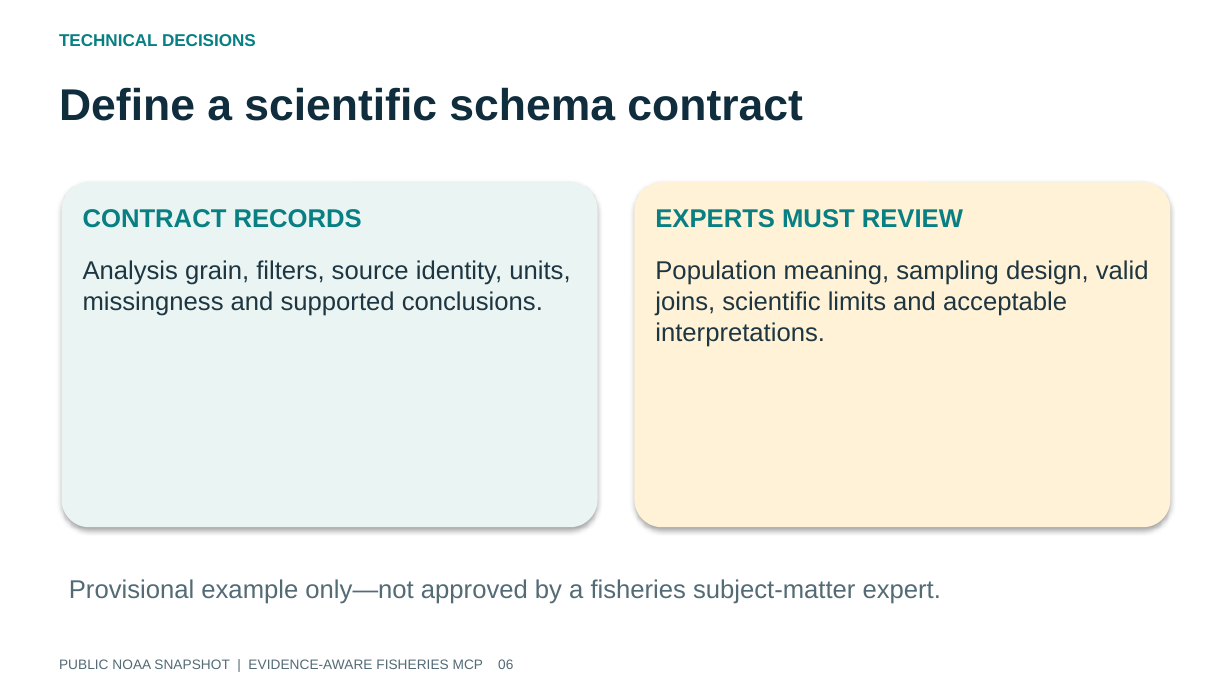
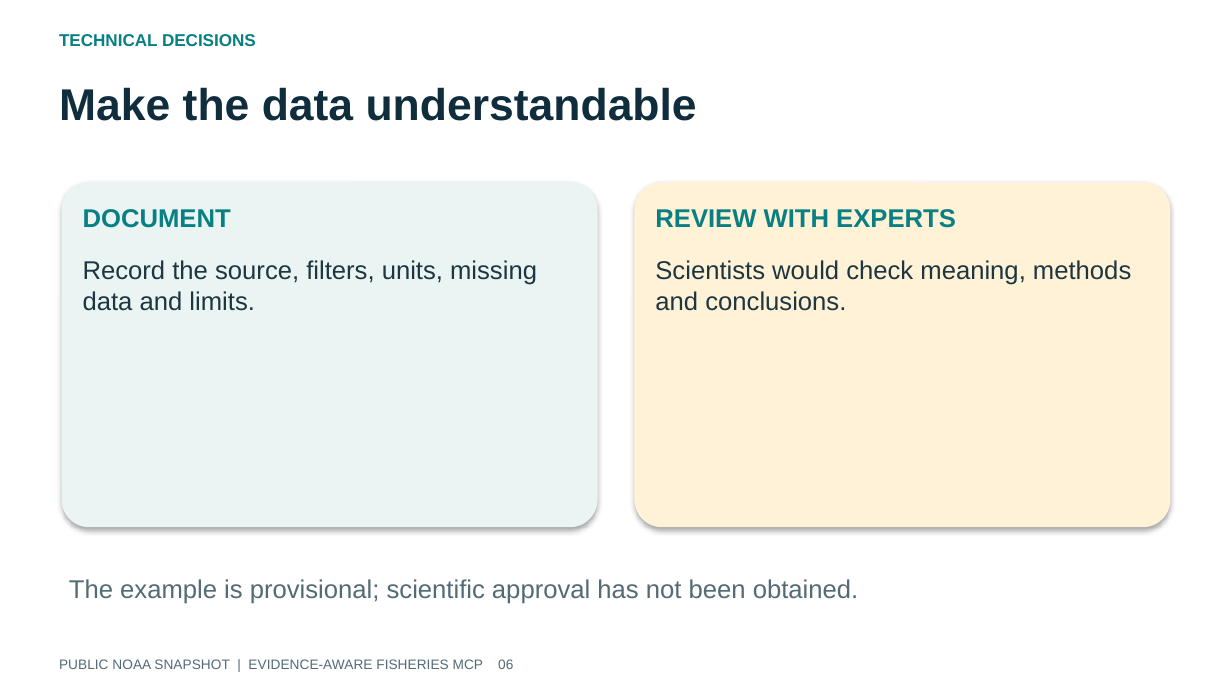
Before and after one commit to gsa-mcp-hackathon/noaa-fisheries-data-gateway, a slide deck: slide 6 of submission/release/fisheries-deck.pptx. Drawn at 1232x693 pixels with LibreOffice and Linux fonts; fonts in the diff are those of the drawing. Boxes give left, top, right and bottom in pixels: in the first picture for what was removed or moved away, otherwise in the second. Text is boxed around its words. In the diff, an @@ line names an element or a change of style, - is before the commit and + after.

```diff
--- a/submission/release/fisheries-deck.pptx
+++ b/submission/release/fisheries-deck.pptx
@@ text at bbox=[59, 87, 697, 121]: text changed @@
-Define a scientific schema contract
+Make the data understandable
@@ text at bbox=[83, 209, 231, 228]: text changed @@
-CONTRACT RECORDS
+DOCUMENT
@@ text at bbox=[655, 209, 956, 228]: text changed @@
-EXPERTS MUST REVIEW
+REVIEW WITH EXPERTS
@@ text at bbox=[83, 260, 537, 311]: text changed @@
-Analysis grain, filters, source identity, units, missingness and supported conclusions.
+Record the source, filters, units, missing data and limits.
@@ text at bbox=[655, 260, 1131, 311]: text changed @@
-Population meaning, sampling design, valid joins, scientific limits and acceptable interpretations.
+Scientists would check meaning, methods and conclusions.
@@ text at bbox=[69, 579, 859, 604]: text changed @@
-Provisional example only—not approved by a fisheries subject-matter expert.
+The example is provisional; scientific approval has not been obtained.
```
Also in this commit, not shown: 11 other slides changed, 12 other files.
